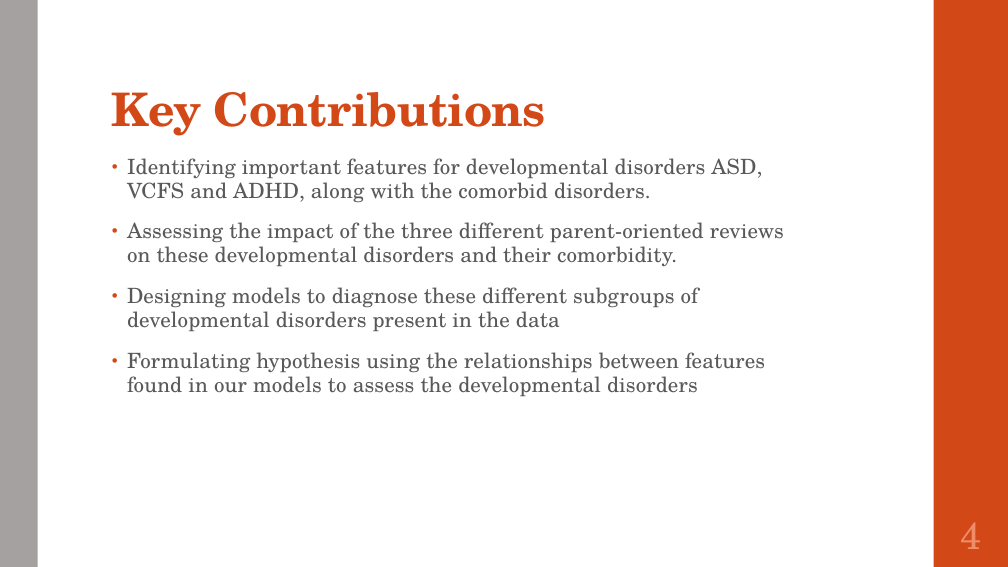
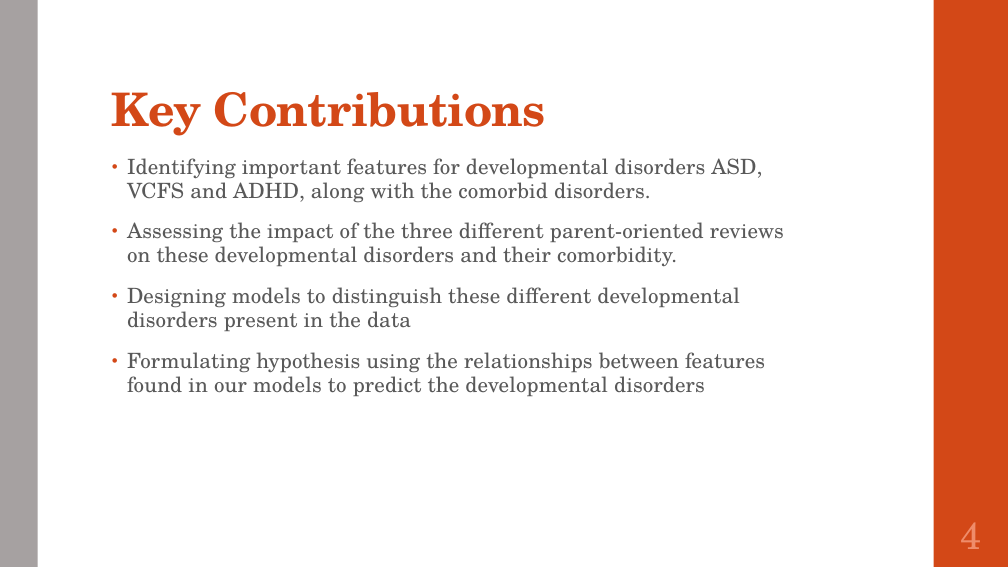
Before and after one commit to SirichandanaSambatur/CADDC, a slide deck: slide 4 of FinalReport.pptx. Drawn at 1008x567 pixels with LibreOffice and Linux fonts; fonts in the diff are those of the drawing. Boxes give left, top, right and bottom in pixels: in the first picture for what was removed or moved away, otherwise in the second. Text is boxed around its words. In the diff, an @@ line names an element or a change of style, - is before the commit and + after.

```diff
--- a/FinalReport.pptx
+++ b/FinalReport.pptx
@@ text at (x1=127, y1=287, x2=765, y2=396): text changed @@
-• Designing models to diagnose these different subgroups of developmental disorders present in the data
-• Formulating hypothesis using the relationships between features found in our models to assess the developmental disorders
+• Designing models to distinguish these different developmental disorders present in the data
+• Formulating hypothesis using the relationships between features found in our models to predict the developmental disorders
```
Also in this commit, not shown: 23 other slides changed, 3 slides added, 2 slides removed.
